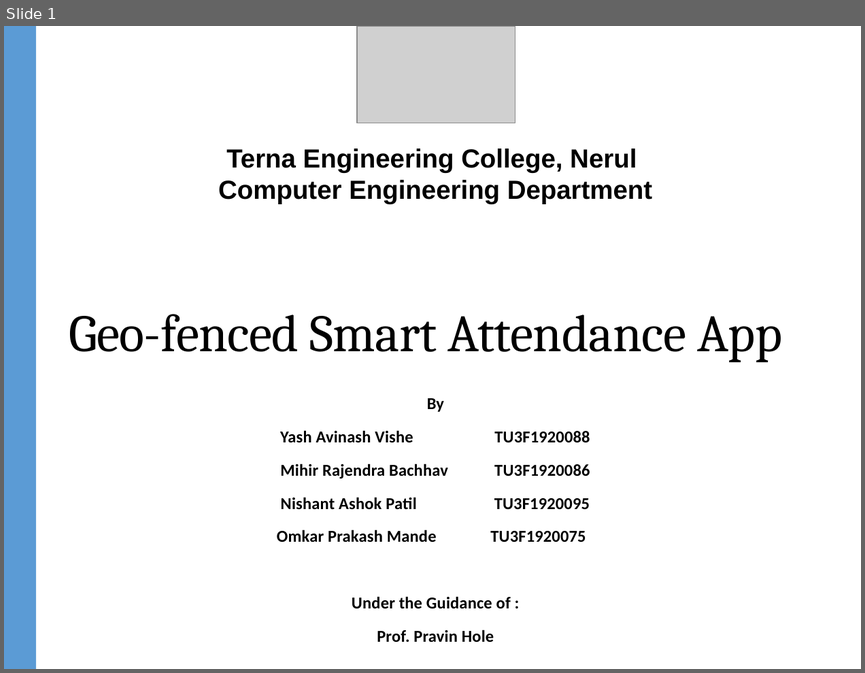
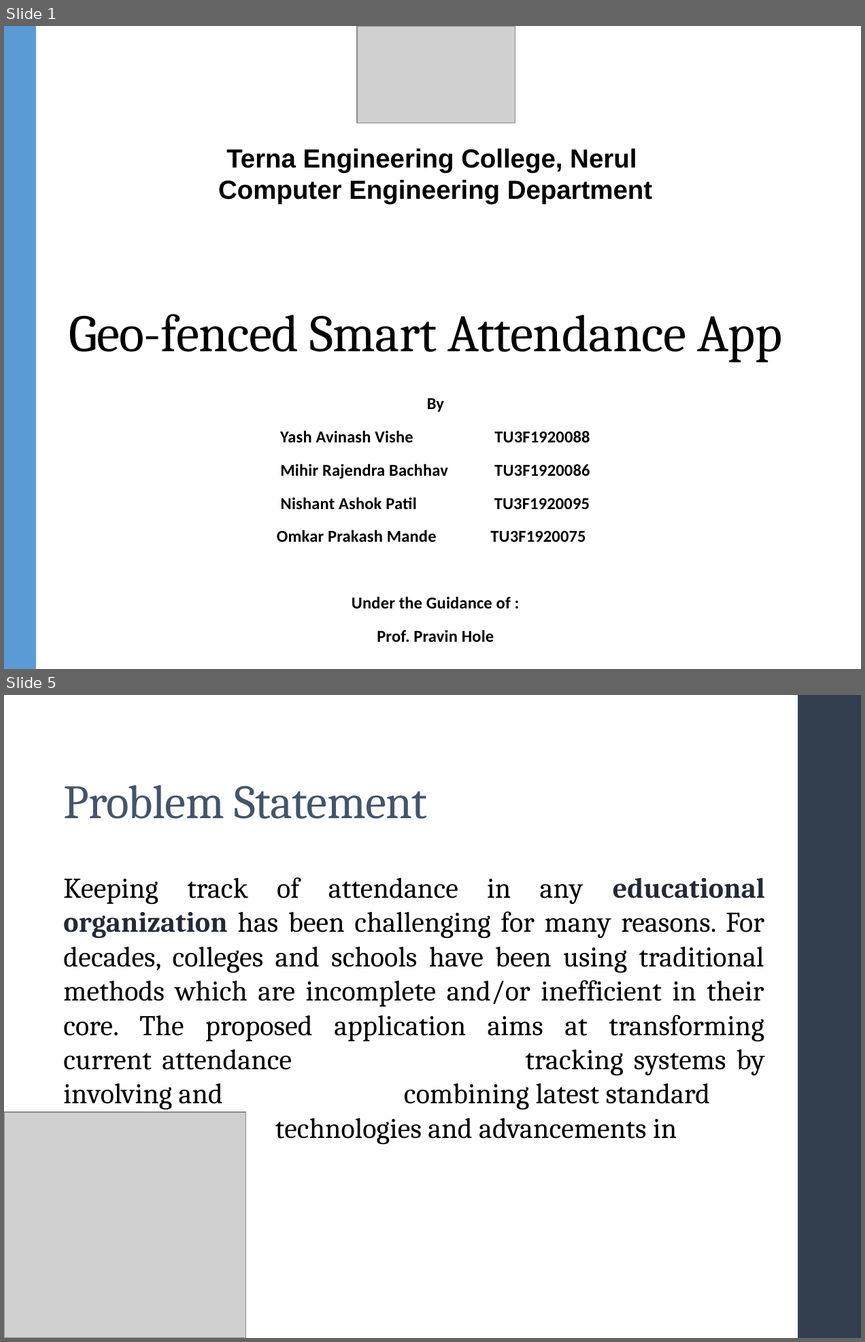
Before and after one commit to nishant-patil-280/Major-Project, a slide deck: docs/major project main ppt.pptx. Shown one above the other, each under a label of ours: slide 1 before the commit, slides 1 and 5 after it; the slides between them are not shown. The pictures are 865x673 and 865x1342 pixels, drawn with LibreOffice and Linux fonts; fonts in the diff are those of the drawing; grey boxes stand for pictures. Boxes give left, top, right and bottom in pixels: in the first picture for what was removed or moved away, otherwise in the second. Text is boxed around its words. In the diff, an @@ line names an element or a change of style, - is before the commit and + after.

```diff
--- a/docs/major project main ppt.pptx
+++ b/docs/major project main ppt.pptx
@@ slide 5 added at box(4, 695, 861, 1338), background #FFFFFF @@
@@ rectangle added at box(798, 695, 861, 1338), fill #333F50 @@
@@ title added at box(63, 785, 428, 819), 40 pt, text #44546A @@
+Problem Statement
@@ text added at box(63, 877, 765, 1144), 24 pt, text #000000 @@
+Keeping track of attendance in any educational organization has been challenging for many reasons. For decades, colleges and schools have been using traditional methods which are incomplete and/or inefficient in their core. The proposed application aims at transforming current attendance tracking systems by involving and combining latest standard technologies and advancements in geo-fencing.
@@ picture added at box(4, 1113, 245, 1338) @@
```
Also in this commit, not shown: 4 slides changed, 5 other slides added, 1 slide removed.
